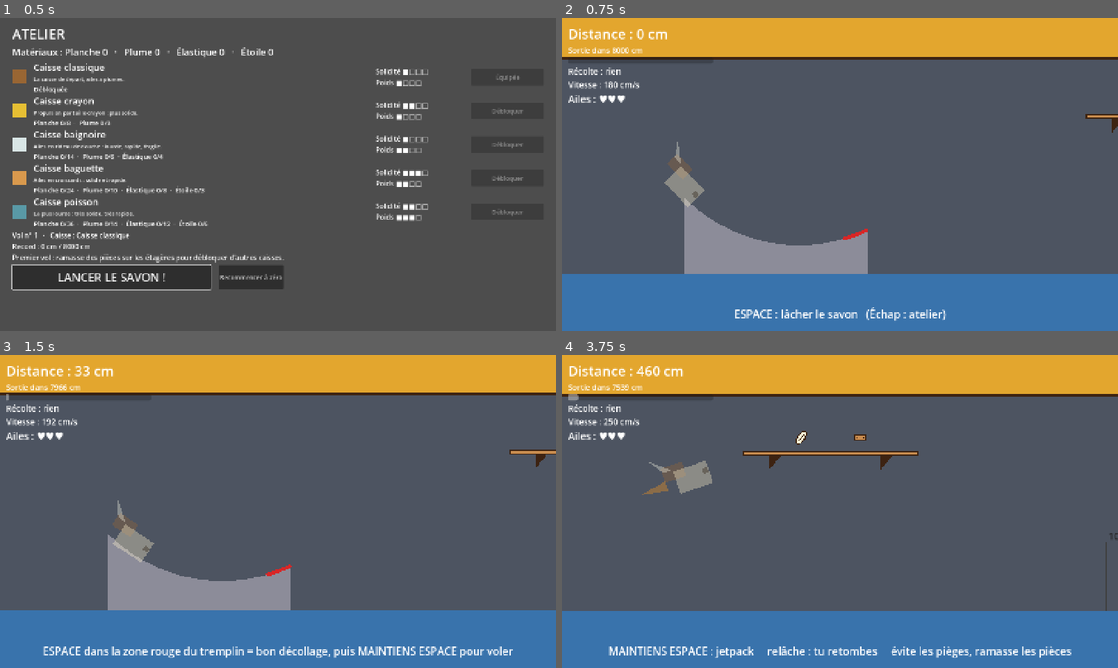
Above: before the commit, frames 1-4 (two rows, left to right).
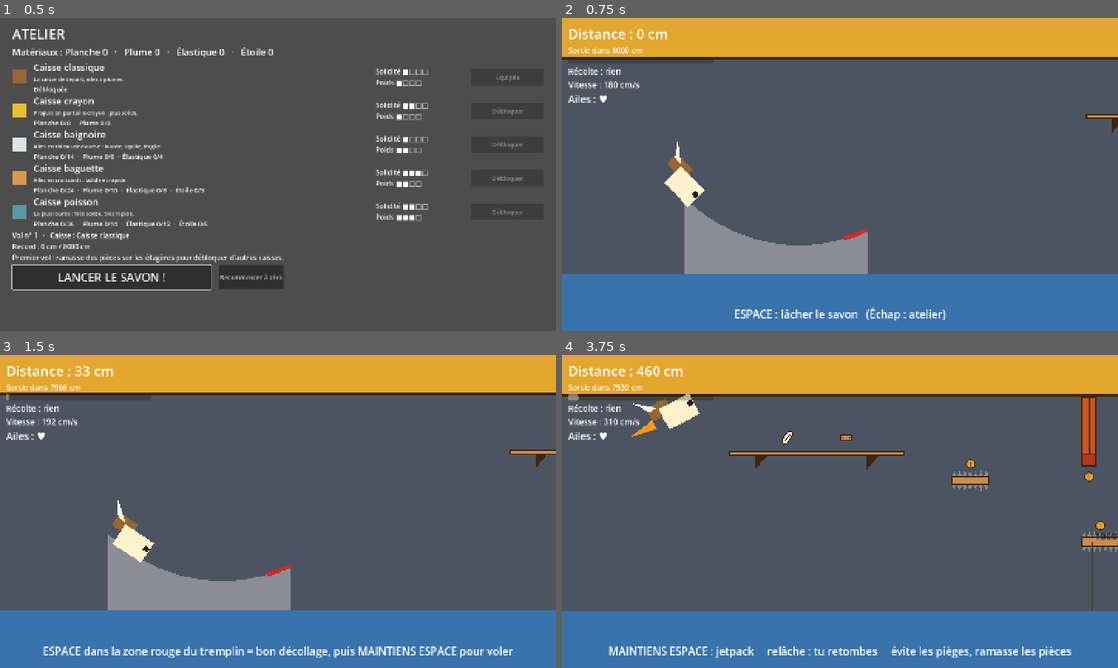
Above: after the commit, the same moments.

Repository: atostivint/LesAilesEtLaCaisse
Game: Godot game, scene res://scenes/atelier.tscn
The game is run twice, just before and just after one commit, with the same random seed, the same clock (stepped at 60 frames per second) and the same inputs.
Inputs (mouse positions are in pixels of both pictures, inside the frame that each line leads up to):
- Up to frame 1 (0.5 s): no input
- Up to frame 2 (0.75 s): click "LANCER LE SAVON !" at 0.5 s
- Up to frame 3 (1.5 s): tap Enter at 1.25 s; move the mouse to (400, 495) at 1.27 s; hold Space (thrust) from 1.28 s (still down); click (400, 495) at 1.42 s
- Up to frame 4 (3.75 s): move the mouse to (728, 527) at 2.02 s; release Space (thrust) at 2.03 s; move the mouse to (895, 442) at 2.77 s; hold Space (thrust) from 2.78 s (still down); move the mouse to (812, 574) at 3.52 s; click (812, 574) at 3.67 s

Frame 1 is identical in both runs. In frame 2, 0.7% of the frame differs, in the area x 8-26%, y 24-61%; in frame 3, 0.7%; in frame 4, 3.4%, in the area x 7-100%, y 12-82%.

Commit message:
make more fun

Diff:
--- a/data/tuning.tres
+++ b/data/tuning.tres
@@ -17,9 +17,8 @@
 script = ExtResource("1")
 materials = Array[ExtResource("md")]([ExtResource("m_planche"), ExtResource("m_plume"), ExtResource("m_elastique"), ExtResource("m_etoile")])
 crates = Array[ExtResource("cd")]([ExtResource("c_classique"), ExtResource("c_crayon"), ExtResource("c_baignoire"), ExtResource("c_baguette"), ExtResource("c_poisson")])
-cruise_speed = 22.5
 speed_ease = 4.0
-jet_gravity = 37.0
-jet_thrust = 90.0
-spawn_interval = null
-spawn_ahead = null
+jet_gravity = 50.0
+jet_thrust = 225.0
+rise_max = 22.5
+fall_max = 22.5
--- a/scenes/soap.tscn
+++ b/scenes/soap.tscn
@@ -23,7 +23,7 @@
 }
 
 [node name="Soap" type="Node2D" unique_id=674192252]
-modulate = Color(1, 1, 1, 0.35)
+modulate = Color(1, 1, 1, 1)
 
 [node name="Crate" type="Polygon2D" parent="." unique_id=1679724855]
 color = Color(0.6, 0.4, 0.2, 1)
--- a/scenes/vol.tscn
+++ b/scenes/vol.tscn
@@ -19,7 +19,7 @@
 
 [node name="SpawnTimer" type="Timer" parent="." unique_id=1714545708]
 process_callback = 0
-wait_time = 0.537
+wait_time = 0.05
 
 [node name="World" type="Node2D" parent="." unique_id=1399815642]
 
--- a/scripts/course.gd
+++ b/scripts/course.gd
@@ -8,14 +8,14 @@
 ## Repère : x vers la droite, y vers le HAUT (altitude au-dessus de l'eau), en mètres.
 ## Les étagères n'ont PAS de collision : elles servent seulement d'appui visuel aux pièces.
 
-const KIND_PINCE := "pince"      # pince à linge pendue au meuble
-const KIND_CLOUS := "clous"      # planche à clous flottante
+const KIND_PINCE := "pince" # pince à linge pendue au meuble
+const KIND_CLOUS := "clous" # planche à clous flottante
 
-var shelves: Array[Rect2] = []   # (x, y du dessus, largeur, épaisseur) ; l'épaisseur va vers le bas
-var pickups: Array[Dictionary] = []   # {"mat": id, "pos": Vector2}
+var shelves: Array[Rect2] = [] # (x, y du dessus, largeur, épaisseur) ; l'épaisseur va vers le bas
+var pickups: Array[Dictionary] = [] # {"mat": id, "pos": Vector2}
 var obstacles: Array[Dictionary] = [] # {"kind": KIND_*, "rect": Rect2 (x, ybas, largeur, hauteur)}
 var seed_used := 0
-var next_free_x := 0.0           # fin du dernier tronçon : le suivant ne commence pas avant
+var next_free_x := 0.0 # fin du dernier tronçon : le suivant ne commence pas avant
 
 var _t: Tuning
 var _rng := RandomNumberGenerator.new()
@@ -38,12 +38,15 @@
 	if x >= _t.door_x - 40.0:
 		return false
 	var seg := _rng.randf_range(_t.segment_min, _t.segment_max)
-	var d := clampf(x / _t.door_x, 0.0, 1.0)  # difficulté 0..1
+	var d := clampf(x / _t.door_x, 0.0, 1.0) # difficulté 0..1
 	_make_shelf(x + seg * 0.05, seg * 0.45)
-	if _rng.randf() < lerpf(_t.obstacle_chance_start, _t.obstacle_chance_end, d):
-		_make_obstacle(x + seg * 0.62, d)
-		if _rng.randf() < _t.second_obstacle_end * d:
-			_make_obstacle(x + seg * 0.62 + 17.0, d)
+	_make_obstacle(x + seg * 0.62, d)
+	_make_obstacle(x + seg * 0.62 + 17.0, d)
+
+	_make_obstacle(x + seg * 0.62 + 17.0, d)
+	var rect: Rect2 = obstacles[-1]["rect"]
+	rect.position.y += 150
+
 	next_free_x = x + seg
 	return true
 
--- /dev/null
+++ b/scripts/current_tuning_init.gd
@@ -0,0 +1,69 @@
+extends RefCounted
+class_name CurrentTuningInit
+
+## Initialise un Tuning avec les valeurs actuellement présentes dans data/tuning.tres,
+## plus les valeurs par défaut de Tuning quand la ressource ne les surdéfinit pas.
+static func make() -> Tuning:
+	var tuning := Tuning.new()
+
+	# Contenu
+	tuning.materials = [
+		load("res://data/materials/planche.tres"),
+		load("res://data/materials/plume.tres"),
+		load("res://data/materials/elastique.tres"),
+		load("res://data/materials/etoile.tres"),
+	]
+	tuning.crates = [
+		load("res://data/crates/classique.tres"),
+		load("res://data/crates/crayon.tres"),
+		load("res://data/crates/baignoire.tres"),
+		load("res://data/crates/baguette.tres"),
+		load("res://data/crates/poisson.tres"),
+	]
+
+	# Monde
+	tuning.ppm = 20.0
+	tuning.display_cm_per_unit = 10.0
+	tuning.door_x = 800.0
+	tuning.ceiling = 28.0
+
+	# Piste
+	tuning.gravity = 9.8
+	tuning.ramp_v0 = 18.0
+	tuning.ramp_start_h = 10.0
+	tuning.ramp_len = 26.0
+	tuning.ramp_top_deg = 45.0
+	tuning.ramp_lip_deg = 25.0
+	tuning.mu_base = 0.14
+	tuning.min_ramp_speed = 1.0
+	tuning.takeoff_window = 3.5
+	tuning.takeoff_bonus = 3.0
+
+	# Vol : jetpack
+	tuning.cruise_speed = 22.5
+	tuning.cruise_per_weight = 1.5
+	tuning.speed_ease = 4.0
+	tuning.jet_gravity = 37.0
+	tuning.jet_thrust = 90.0
+	tuning.weight_gravity = 0.12
+	tuning.rise_max = 13.0
+	tuning.fall_max = 16.0
+	tuning.soap_radius = 1.1
+
+	# Caisses
+	tuning.wings_base = 2
+	tuning.wings_per_solidity = 1
+	tuning.invuln_time = 1.2
+
+	# Parcours
+	tuning.course_seed = 0
+	tuning.course_start = 50.0
+	tuning.spawn_interval = 3.0
+	tuning.spawn_ahead = 90.0
+	tuning.segment_min = 40.0
+	tuning.segment_max = 52.0
+	tuning.obstacle_chance_start = 0.5
+	tuning.obstacle_chance_end = 1.0
+	tuning.second_obstacle_end = 0.8
+
+	return tuning
--- a/scripts/tuning.gd
+++ b/scripts/tuning.gd
@@ -6,7 +6,7 @@
 ## Unités : mètres, secondes. Seul `ppm` convertit les mètres en pixels pour l'affichage.
 ## Les caisses et les matériaux (valeurs provisoires) sont des Resources listées dans « Contenu ».
 
-const STEP := 1.0 / 60.0  # pas de simulation (60 images/s)
+const STEP := 1.0 / 60.0 # pas de simulation (60 images/s)
 
 ## Matériaux ramassés sur les étagères (apparaissent à partir de `from`, fréquence `weight`) et caisses à
 ## savon à débloquer (voir la page Notion « Mécaniques »). Ce sont des Resources : un fichier .tres par
@@ -86,7 +86,7 @@
 
 @export_group("Vol : jetpack")
 ## Vitesse de défilement de base (m/s) d'une caisse de poids 1.
-@export_range(5.0, 40.0, 0.5) var cruise_speed: float = 13.0
+@export_range(5.0, 100.0, 0.5) var cruise_speed: float = 60.0
 ## Vitesse de défilement en plus par point de poids au-dessus de 1 (m/s) : l'élan des caisses lourdes.
 @export_range(0.0, 6.0, 0.1) var cruise_per_weight: float = 1.5
 ## Vitesse à laquelle le savon rejoint sa vitesse de défilement après la piste (m/s²).
@@ -94,7 +94,7 @@
 ## Gravité en vol (m/s²).
 @export_range(5.0, 60.0, 0.5) var jet_gravity: float = 24.0
 ## Poussée du jetpack quand on maintient la touche (m/s²). Doit dépasser la gravité pour monter.
-@export_range(10.0, 100.0, 0.5) var jet_thrust: float = 100
+@export_range(10.0, 300.0, 0.5) var jet_thrust: float = 100
 ## Gravité en plus par point de poids au-dessus de 1 (0.12 = +12 %) : les caisses lourdes retombent plus vite.
 @export_range(0.0, 0.5, 0.01) var weight_gravity: float = 0.12
 ## Vitesse verticale maximale vers le haut (m/s).
@@ -116,7 +116,7 @@
 ## Graine du parcours. 0 = un parcours différent à chaque vol ; autre valeur = toujours le même.
 @export var course_seed: int = 0
 ## Distance avant la première étagère (m).
-@export_range(10.0, 200.0, 5.0) var course_start: float = 50.0
+@export_range(10.0, 200.0, 5.0) var course_start: float = 50
 ## Temps (s) entre deux apparitions de tronçon (un Timer de vol.tscn). Un tronçon = une étagère et, souvent, un obstacle.
 @export_range(0.5, 10.0, 0.1) var spawn_interval: float = 3.0
 ## Distance (m) devant le savon où apparaît chaque nouveau tronçon (au-delà de l'écran).
@@ -137,7 +137,7 @@
 	var c := crate(crate_id)
 	var w: int = c.poids
 	return {
-		"wings": wings_base + wings_per_solidity * c.solidite,
+		"wings": 1, # wings = HP
 		"cruise": cruise_speed + cruise_per_weight * (w - 1),
 		"gravity": jet_gravity * (1.0 + weight_gravity * (w - 1)),
 		"v0": ramp_v0,
@@ -178,7 +178,7 @@
 	var d := clampf(dist, 0.0, ramp_len)
 	var th0 := -deg_to_rad(ramp_top_deg)
 	var th1 := deg_to_rad(ramp_lip_deg)
-	var k := (th1 - th0) / ramp_len  # rad par mètre de piste
+	var k := (th1 - th0) / ramp_len # rad par mètre de piste
 	var th := th0 + k * d
 	if absf(k) < 0.00001:
 		return Vector2(d * cos(th0), ramp_start_h + d * sin(th0))
Not shown, added: scripts/current_tuning_init.gd.uid
